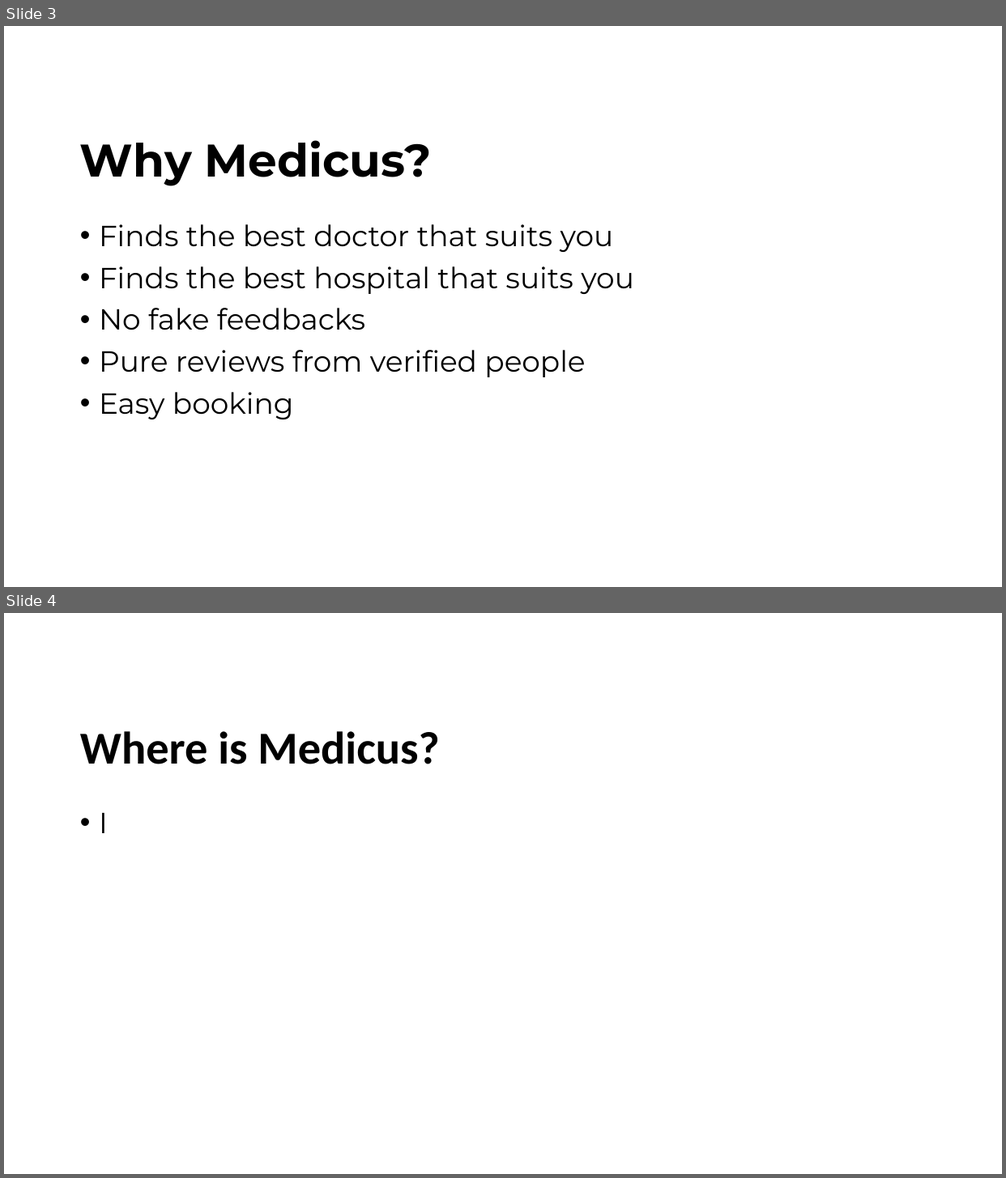
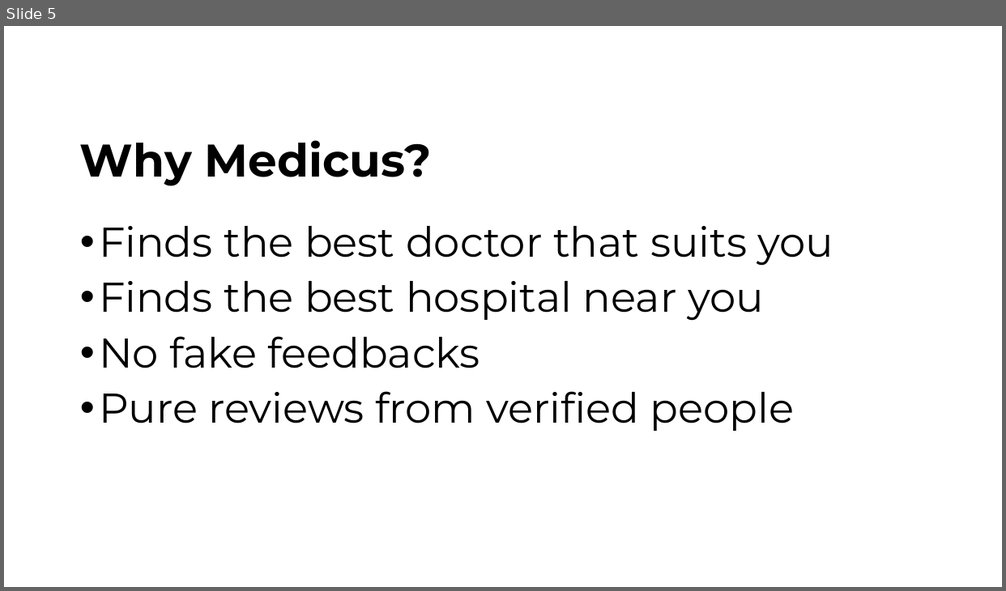
Before and after one commit to R-Aravind/findmyhospital, a slide deck: ISQIP-Presentation/ISQIP_presentation.pptx. Shown one above the other, each under a label of ours: slides 3 and 4 before the commit, slide 5 after it. The pictures are 1006x1178 and 1006x591 pixels, drawn with LibreOffice and Linux fonts; fonts in the diff are those of the drawing; background and template pictures are left out. Boxes give left, top, right and bottom in pixels: in the first picture for what was removed or moved away, otherwise in the second. Text is boxed around its words. In the diff, an @@ line names an element or a change of style, - is before the commit and + after.

```diff
--- a/ISQIP-Presentation/ISQIP_presentation.pptx
+++ b/ISQIP-Presentation/ISQIP_presentation.pptx
@@ slide 4 removed at [4,613,1002,1174], background picture (left out) @@
@@ title removed at [80,731,439,764] @@
-Where is Medicus?
@@ text removed at [99,813,108,833] @@
-• I
@@ what was slide 3 is now slide 5 @@
@@ slide 5 changed as well @@
@@ text at [99,226,834,431]: size 28 to 40 pt in "Finds the best doctor that suits you", "No fake feedbacks", "Pure reviews from verified people" @@
@@ text at [99,281,764,321]: text changed; size 28 to 40 pt @@
-• Finds the best hospital that suits you
+• Finds the best hospital near you
@@ text at [99,392,294,420]: paragraph removed @@
-• Easy booking
```
Also in this commit, not shown: 1 other slide changed, 5 slides added, 2 other slides removed, 4 other files.
